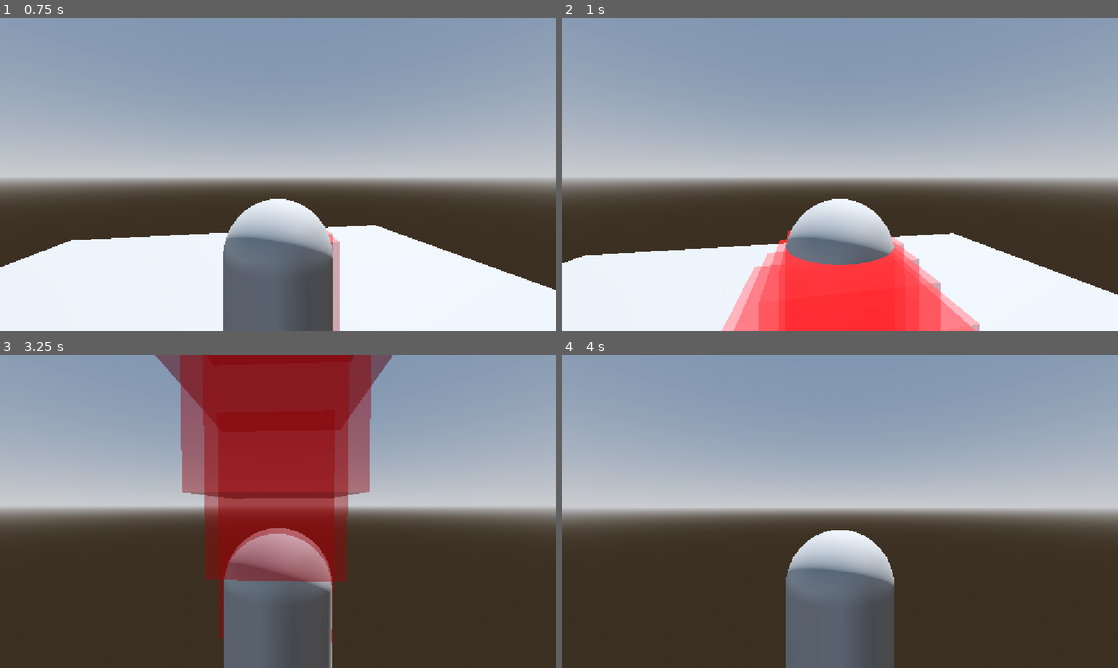
Above: before the commit, frames 1-4 (two rows, left to right).
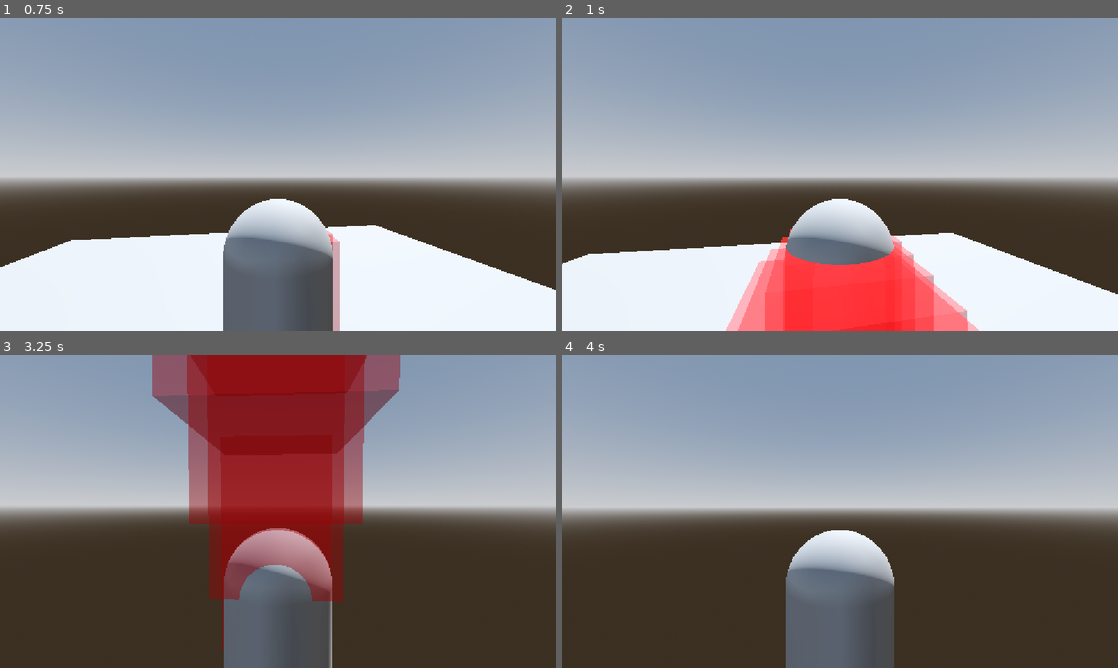
Above: after the commit, the same moments.

Repository: Virus01Official/forgotten_rewrite
Game: Godot game, scene res://main.tscn
Two runs of this game, one before a commit and one after it. Both use one fixed random seed, a clock stepped at 60 frames per second and the inputs below.
Inputs (mouse positions are in pixels of both pictures, inside the frame that each line leads up to):
- Up to frame 1 (0.75 s): move the mouse to (305, 174) at 0.52 s; hold Up (ui_up) from 0.53 s (still down); click (305, 174) at 0.6 s
- Up to frame 2 (1 s): keep holding Up (ui_up)
- Up to frame 3 (3.25 s): keep holding Up (ui_up); move the mouse to (250, 511) at 1.27 s; tap Q (Ability1) at 1.35 s; click (250, 511) at 1.55 s; move the mouse to (289, 505) at 2.02 s; tap E (Ability2) at 2.1 s; click (289, 505) at 2.3 s; tap Enter at 2.75 s; move the mouse to (272, 517) at 2.77 s; click (272, 517) at 2.85 s
- Up to frame 4 (4 s): keep holding Up (ui_up); move the mouse to (878, 514) at 3.52 s; tap F (interact) at 3.6 s; click (878, 514) at 3.8 s

Frame 1 is identical in both runs. In frame 2, 1.3% of the frame differs, in the area x 0-100%, y 67-100%; in frame 3, 7.3%, in the area x 27-72%, y 0-95%; in frame 4, less than 0.1%.

Commit message:
small changes

Diff:
--- a/scripts/ability_component.gd
+++ b/scripts/ability_component.gd
@@ -3,4 +3,9 @@
 extends Node
 
 func _activate_ability(ability: String) -> void:
-	print(ability)
+	if ability == "slash":
+		for i in range(5):
+			var spawn_pos = $"..".global_position + -$"..".transform.basis.z * 1.0
+			spawn_pos.y -= 0.9
+			$"../..".add_hitbox($"..".hitboxes, spawn_pos)
+			await get_tree().create_timer(0.05).timeout
--- a/scripts/player.gd
+++ b/scripts/player.gd
@@ -74,12 +74,9 @@
 	if Input.is_action_just_pressed("Attack") and not usingAbility and not _is_on_cooldown("Attack"):
 		_start_cooldown("Attack", COOLDOWN_ATTACK)
 		usingAbility = true
-		for i in range(5):
-			var spawn_pos = global_position + -transform.basis.z * 1.0
-			spawn_pos.y -= 0.9
-			$"..".add_hitbox(hitboxes, spawn_pos)
-			await get_tree().create_timer(0.05).timeout
-		usingAbility = false
+		Ability_Component._activate_ability("slash")
+		await get_tree().create_timer(0.5).timeout
+		abilityTimer_timeout()
 
 	var input_dir := Input.get_vector("ui_left", "ui_right", "ui_up", "ui_down")
 	var direction := (transform.basis * Vector3(input_dir.x, 0, input_dir.y)).normalized()
